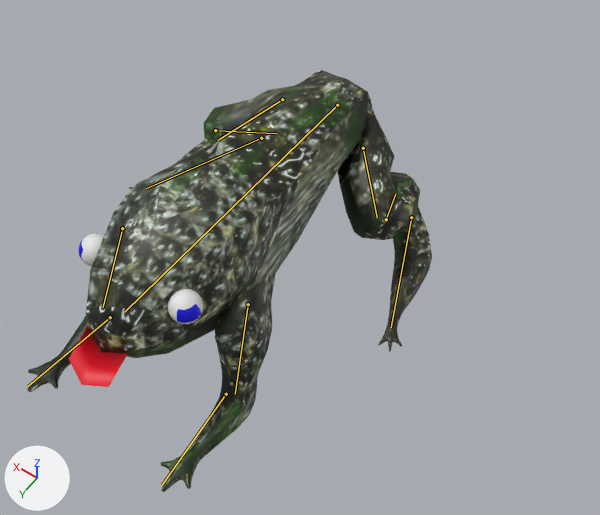
Two versions of the Blender file Arte/SAPOCONPATAS pero le puse una textura diferente.blend, one commit apart.
One viewpoint serves both versions: a 50 mm lens placed at (-1.96, 1.46, 4.64), pointed at (-0.23, -0.97, 0.82). Every picture has the same lights, and +X, +Y and +Z are marked at lower left. Both versions are drawn at frame 14 of the action 'ArmatureAction'; the numbers are the values there. The bones that bend it are drawn over the model as lines.

Names of what the first picture shows: 'Sapo'.
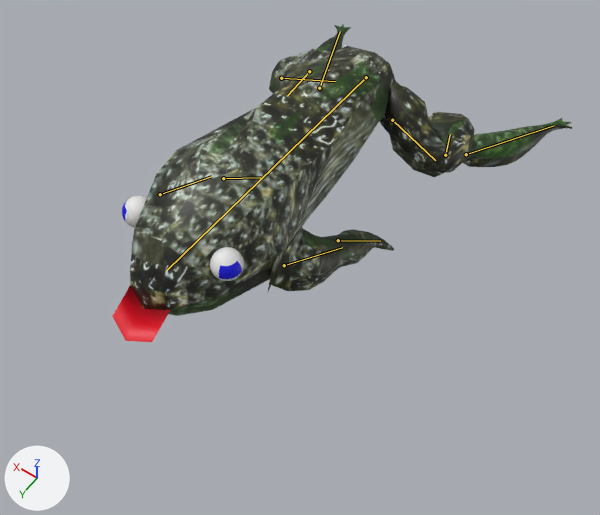
Boxes [x1, y1, x2, y2] around the edits, measured in the pictures (600 x 515 px):
```json
{"object": "Sapo", "change": "posed", "before": [27, 70, 432, 492], "after": [112, 24, 572, 342], "on screen": "14% wider, 25% shorter"}
{"bone": "Bone", "before": "(337, 105) to (124, 312)", "after": "(366, 77) to (167, 270)"}
{"bone": "Bone.001", "before": "(248, 304) to (235, 394)", "after": "(284, 265) to (342, 247)"}
{"bone": "Bone.002", "before": "(226, 394) to (162, 485)", "after": "(338, 240) to (380, 241)"}
{"bone": "Bone.003", "before": "(363, 148) to (377, 217)", "after": "(392, 120) to (435, 160)"}
{"bone": "Bone.004", "before": "(386, 219) to (395, 194)", "after": "(445, 155) to (450, 134)"}
{"bone": "Bone.005", "before": "(411, 217) to (391, 327)", "after": "(466, 154) to (554, 125)"}
{"bone": "Bone.006", "before": "(122, 228) to (103, 307)", "after": "(160, 194) to (211, 176)"}
{"bone": "Bone.007", "before": "(110, 317) to (28, 386)", "after": "(223, 178) to (260, 177)"}
{"bone": "Bone.008", "before": "(282, 99) to (218, 140)", "after": "(309, 71) to (287, 95)"}
{"bone": "Bone.009", "before": "(215, 130) to (276, 133)", "after": "(281, 78) to (335, 81)"}
{"bone": "Bone.010", "before": "(261, 138) to (146, 188)", "after": "(319, 88) to (340, 31)"}
```

Edits to the scene script, one JSON object a line:
```json
{"block": "bone_bone", "where": "bone_bone = bpy.data.objects['Armature'].pose.bones['Bone']"}
{"op": "set", "path": "bone_bone.location", "old": "(0.0, 0.0, 0.0)", "new": "(-0.003, -0.543, 0.012)"}
{"block": "bone_bone_001", "where": "bone_bone_001 = bpy.data.objects['Armature'].pose.bones['Bone.001']  # child of 'Bone'"}
{"op": "set", "path": "bone_bone_001.rotation_quaternion", "old": "(0.998, -0.032, 0.003, 0.008)", "new": "(0.735, -0.654, 0.068, 0.163)", "note": "degrees (-4, 0, 1) -> degrees (-82, 18, 9)"}
{"block": "bone_bone_002", "where": "bone_bone_002 = bpy.data.objects['Armature'].pose.bones['Bone.002']  # child of 'Bone.001'"}
{"op": "set", "path": "bone_bone_002.rotation_quaternion", "old": "(0.998, 0.084, -0.008, -0.009)", "new": "(0.87, -0.361, 0.035, 0.038)", "note": "degrees (10, -1, -1) -> degrees (-45, 6, 3)"}
{"block": "bone_bone_003", "where": "bone_bone_003 = bpy.data.objects['Armature'].pose.bones['Bone.003']  # child of 'Bone'"}
{"op": "set", "path": "bone_bone_003.location", "old": "(0.0, 0.001, -0.004)", "new": "(-0.017, 0.001, -0.063)"}
{"op": "set", "path": "bone_bone_003.rotation_quaternion", "old": "(1.0, -0.004, 0.004, 0.001)", "new": "(0.796, -0.445, 0.39, 0.129)", "note": "degrees (0, 0, 0) -> degrees (-64, 47, -12)"}
{"block": "bone_bone_004", "where": "bone_bone_004 = bpy.data.objects['Armature'].pose.bones['Bone.004']  # child of 'Bone.003'"}
{"op": "set", "path": "bone_bone_004.rotation_quaternion", "old": "(0.997, 0.048, 0.019, -0.027)", "new": "(0.766, 0.518, 0.201, -0.295)", "note": "degrees (5, 2, -3) -> degrees (62, 39, -19)"}
{"block": "bone_bone_005", "where": "bone_bone_005 = bpy.data.objects['Armature'].pose.bones['Bone.005']  # child of 'Bone.004'"}
{"op": "set", "path": "bone_bone_005.location", "old": "(0.0, 0.0, -0.002)", "new": "(-0.011, -0.025, 0.001)"}
{"op": "set", "path": "bone_bone_005.rotation_quaternion", "old": "(0.999, -0.011, 0.005, -0.001)", "new": "(0.096, -0.911, 0.39, -0.093)", "note": "degrees (-1, 1, 0) -> degrees (-166, -5, -47)"}
{"block": "bone_bone_006", "where": "bone_bone_006 = bpy.data.objects['Armature'].pose.bones['Bone.006']  # child of 'Bone'"}
{"op": "set", "path": "bone_bone_006.rotation_quaternion", "old": "(0.998, -0.032, -0.003, 0.008)", "new": "(0.735, -0.654, -0.068, 0.163)", "note": "degrees (-4, 0, 1) -> degrees (-82, 7, 19)"}
{"block": "bone_bone_007", "where": "bone_bone_007 = bpy.data.objects['Armature'].pose.bones['Bone.007']  # child of 'Bone.006'"}
{"op": "set", "path": "bone_bone_007.rotation_quaternion", "old": "(0.998, 0.084, 0.008, -0.009)", "new": "(0.87, -0.361, -0.035, 0.038)", "note": "degrees (10, 1, -1) -> degrees (-45, -2, 6)"}
{"block": "bone_bone_008", "where": "bone_bone_008 = bpy.data.objects['Armature'].pose.bones['Bone.008']  # child of 'Bone'"}
{"op": "set", "path": "bone_bone_008.location", "old": "(0.003, -0.003, 0.0)", "new": "(0.02, 0.007, 0.061)"}
{"op": "set", "path": "bone_bone_008.rotation_quaternion", "old": "(1.0, -0.004, -0.003, 0.002)", "new": "(0.796, -0.48, -0.316, 0.19)", "note": "degrees (-1, 0, 0) -> degrees (-69, -19, 40)"}
{"block": "bone_bone_009", "where": "bone_bone_009 = bpy.data.objects['Armature'].pose.bones['Bone.009']  # child of 'Bone.008'"}
{"op": "set", "path": "bone_bone_009.rotation_quaternion", "old": "(0.997, 0.048, -0.019, -0.027)", "new": "(0.766, 0.518, -0.201, -0.295)", "note": "degrees (6, -2, -3) -> degrees (68, 0, -42)"}
{"block": "bone_bone_010", "where": "bone_bone_010 = bpy.data.objects['Armature'].pose.bones['Bone.010']  # child of 'Bone.009'"}
{"op": "set", "path": "bone_bone_010.location", "old": "(0.0, 0.0, 0.002)", "new": "(-0.011, 0.025, -0.003)"}
{"op": "set", "path": "bone_bone_010.rotation_quaternion", "old": "(0.999, -0.011, -0.005, -0.001)", "new": "(0.096, -0.91, -0.391, -0.093)", "note": "degrees (-1, -1, 0) -> degrees (-174, -14, 46)"}
```
